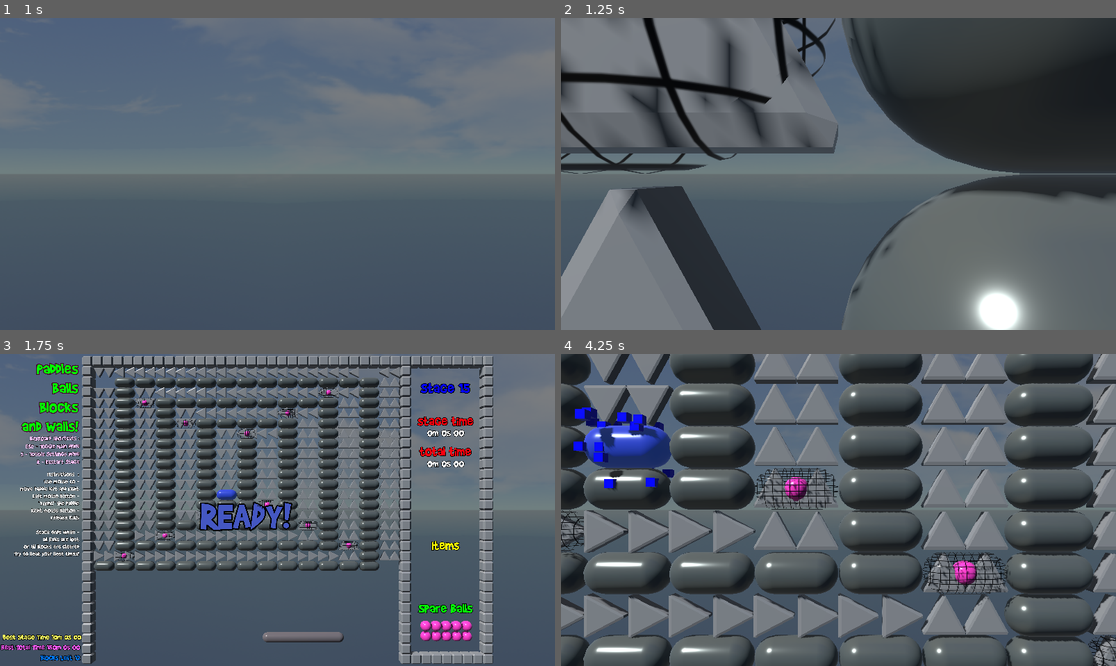
Above: before the commit, frames 1-4 (two rows, left to right).
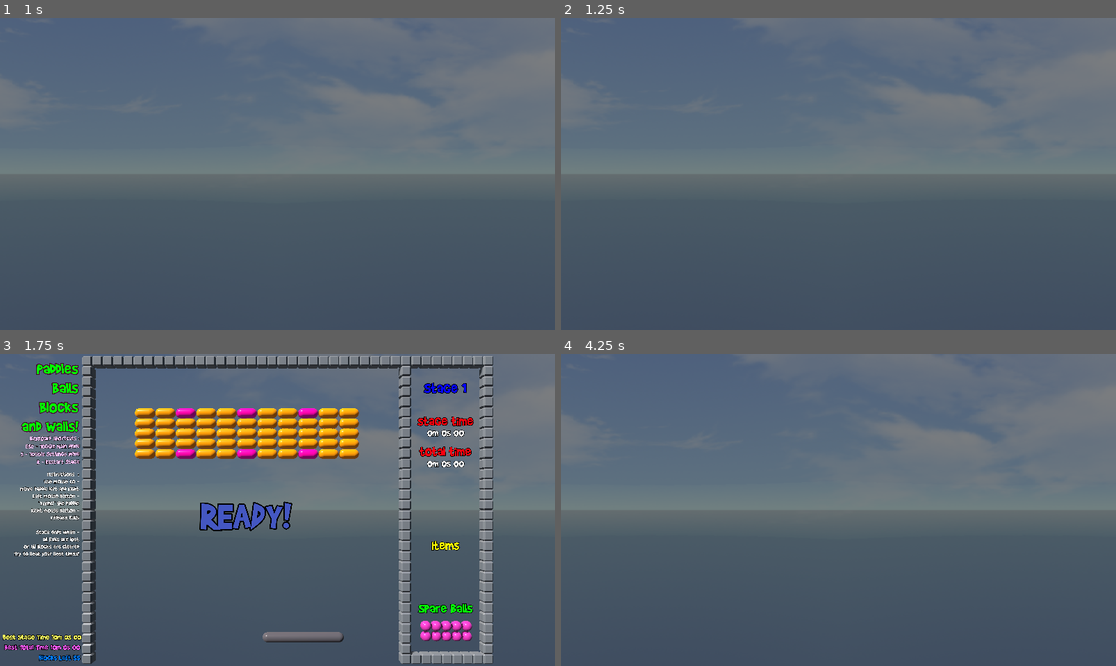
Above: after the commit, the same moments.

Repository: Chaduke/paddles_balls_blocks_walls
Game: Godot game, scene res://scenes/main.tscn
Same seed, same stepped clock (60 frames per second), same inputs: the game is played once before the commit and once after it.
Inputs (mouse positions are in pixels of both pictures, inside the frame that each line leads up to):
- Up to frame 1 (1 s): click "START GAME" at 0.5 s
- Up to frame 2 (1.25 s): no input
- Up to frame 3 (1.75 s): move the mouse to (305, 510) at 1.27 s; hold Right (ui_right) from 1.28 s (still down); right-click (305, 510) at 1.35 s
- Up to frame 4 (4.25 s): move the mouse to (810, 510) at 2.02 s; release Right (ui_right) at 2.03 s; hold Left (ui_left) 2.03-2.78 s; click (810, 510) at 2.1 s; tap Enter at 2.75 s; move the mouse to (849, 503) at 2.77 s; hold Right (ui_right) from 2.78 s (still down); tap Tab at 2.85 s; tap R (reset) at 3.5 s; move the mouse to (832, 516) at 3.52 s; right-click (832, 516) at 3.6 s

Frame 1 is identical in both runs. In frame 2, 64% of the frame differs, in the area x 0-100%, y 0-100%; in frame 3, 22%; in frame 4, 60%.
Error in both runs: Invalid assignment of property or key 'game_ready' with value of type 'bool' on a base object of type 'Node (global.gd)'. (res://scripts/stage.gd:26)

Commit message:
UPDATE README.md

Diff:
--- a/scripts/global.gd
+++ b/scripts/global.gd
@@ -1,7 +1,7 @@
 # global.gd
 extends Node
 
-var current_stage = 15
+var current_stage = 1
 # you have to count stage 0 here, 0 is the testing stage
 # so this number is the number of playable stages + 1
 var total_stages = 16
Not shown, changed: README.md
